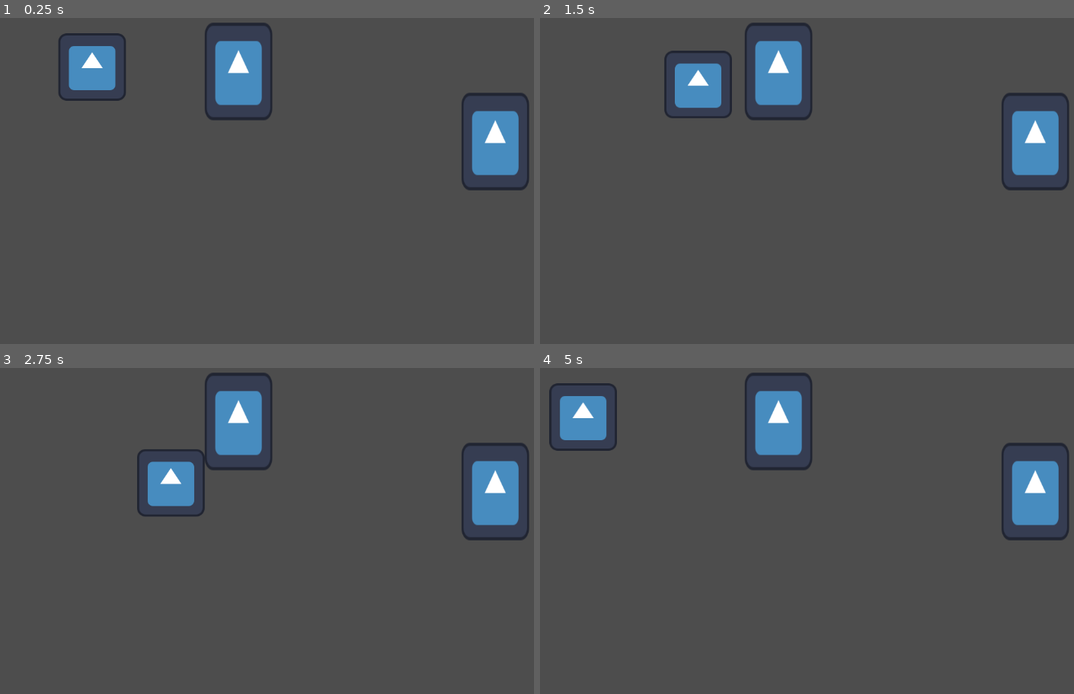
Above: before the commit, frames 1-4 (two rows, left to right).
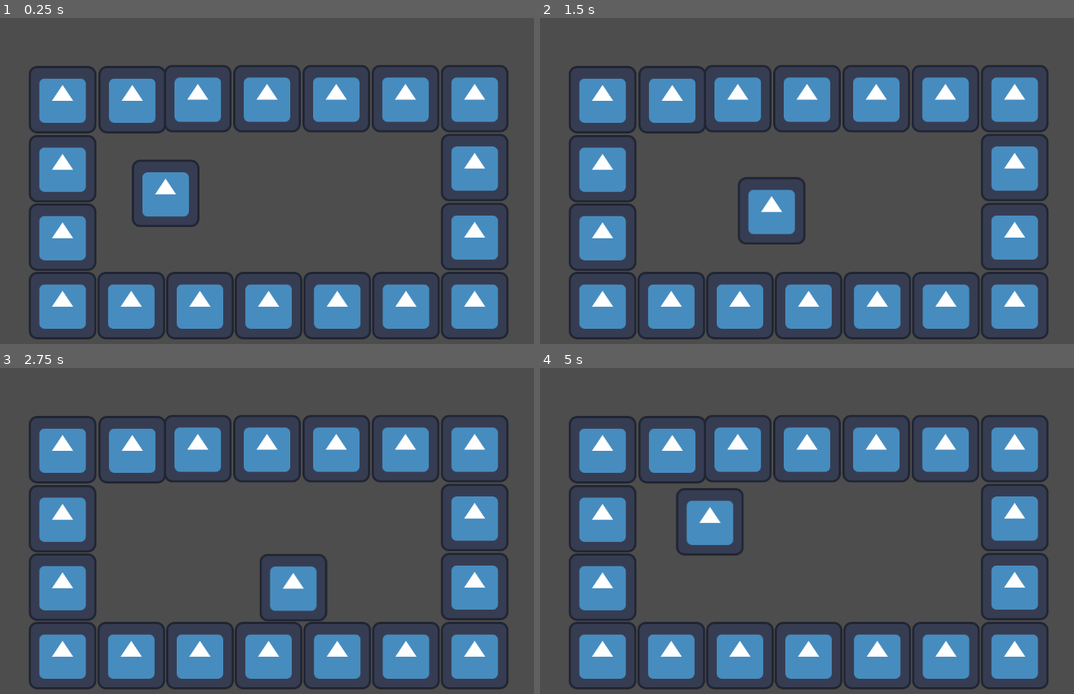
Above: after the commit, the same moments.

Repository: SaChilakuri/Thistle-Hall-Development
Game: Godot game, scene res://test scene/test.tscn
Same seed, same stepped clock (60 frames per second), same inputs: the game is played once before the commit and once after it. The project has no main scene, so this scene is started directly. The engine's default icon, where the game draws it, is replaced by a stand-in: a white triangle on a blue panel in a dark square.
Inputs:
- Up to frame 1 (0.25 s): no input
- Up to frame 2 (1.5 s): tap Enter at 0.5 s; hold Right (ui_right) 0.53-1.28 s; hold Down (ui_down) from 1.28 s (still down)
- Up to frame 3 (2.75 s): release Down (ui_down) at 2.03 s; hold Right (ui_right) from 2.03 s (still down)
- Up to frame 4 (5 s): release Right (ui_right) at 2.78 s; hold Up (ui_up) 2.78-3.53 s; hold Left (ui_left) from 3.53 s (still down)

The runs differ from the first frame. In frame 1, 32% of the frame differs, in the area x 5-100%, y 1-99%; in frame 2, 31%; in frame 3, 32%; in frame 4, 32%, in the area x 1-100%, y 1-99%.

Commit message:
Dev Branch shenanigans

Diff:
--- a/test scene/box.tscn
+++ b/test scene/box.tscn
@@ -3,15 +3,12 @@
 [ext_resource type="Texture2D" uid="uid://g7lrj6x5i501" path="res://assets/icon.svg" id="1_g2tbl"]
 
 [sub_resource type="RectangleShape2D" id="RectangleShape2D_m2ikh"]
-size = Vector2(129, 187)
+size = Vector2(130, 130)
 
 [node name="StaticBody2D" type="StaticBody2D"]
 
 [node name="Sprite2D" type="Sprite2D" parent="."]
-position = Vector2(0, -15.5)
-scale = Vector2(1, 1.44531)
 texture = ExtResource("1_g2tbl")
 
 [node name="CollisionShape2D" type="CollisionShape2D" parent="."]
-position = Vector2(-0.5, -15.5)
 shape = SubResource("RectangleShape2D_m2ikh")
--- a/test scene/test.tscn
+++ b/test scene/test.tscn
@@ -6,10 +6,58 @@
 [node name="Test" type="Node2D"]
 
 [node name="player" parent="." instance=ExtResource("1_4crlv")]
-position = Vector2(209, 109)
+position = Vector2(348, 349)
 
-[node name="box" parent="." instance=ExtResource("3_m2ikh")]
-position = Vector2(486, 133)
+[node name="le_box" parent="." instance=ExtResource("3_m2ikh")]
+position = Vector2(285, 171)
 
-[node name="box2" parent="." instance=ExtResource("3_m2ikh")]
-position = Vector2(972, 266)
+[node name="box2" parent="le_box" instance=ExtResource("3_m2ikh")]
+position = Vector2(124, -2)
+
+[node name="box" parent="le_box/box2" instance=ExtResource("3_m2ikh")]
+position = Vector2(131, 0)
+
+[node name="box2" parent="le_box/box2" instance=ExtResource("3_m2ikh")]
+position = Vector2(262, 0)
+
+[node name="box" parent="le_box/box2/box2" instance=ExtResource("3_m2ikh")]
+position = Vector2(131, 0)
+
+[node name="box2" parent="le_box/box2/box2" instance=ExtResource("3_m2ikh")]
+position = Vector2(262, 0)
+
+[node name="box2" parent="le_box/box2/box2/box2" instance=ExtResource("3_m2ikh")]
+position = Vector2(0, 131)
+
+[node name="box2" parent="le_box/box2/box2/box2/box2" instance=ExtResource("3_m2ikh")]
+position = Vector2(0, 131)
+
+[node name="box2" parent="le_box/box2/box2/box2/box2/box2" instance=ExtResource("3_m2ikh")]
+position = Vector2(0, 131)
+
+[node name="box2" parent="le_box/box2/box2/box2/box2/box2/box2" instance=ExtResource("3_m2ikh")]
+position = Vector2(-130, 0)
+
+[node name="box2" parent="le_box/box2/box2/box2/box2/box2/box2/box2" instance=ExtResource("3_m2ikh")]
+position = Vector2(-130, 0)
+
+[node name="box2" parent="le_box/box2/box2/box2/box2/box2/box2/box2/box2" instance=ExtResource("3_m2ikh")]
+position = Vector2(-130, 0)
+
+[node name="box2" parent="le_box/box2/box2/box2/box2/box2/box2/box2/box2/box2" instance=ExtResource("3_m2ikh")]
+position = Vector2(-130, 0)
+
+[node name="box2" parent="le_box/box2/box2/box2/box2/box2/box2/box2/box2/box2/box2" instance=ExtResource("3_m2ikh")]
+position = Vector2(-130, 0)
+
+[node name="box2" parent="le_box/box2/box2/box2/box2/box2/box2/box2/box2/box2/box2/box2" instance=ExtResource("3_m2ikh")]
+position = Vector2(-130, 0)
+
+[node name="box2" parent="le_box/box2/box2/box2/box2/box2/box2/box2/box2/box2/box2/box2/box2" instance=ExtResource("3_m2ikh")]
+position = Vector2(0, -130)
+
+[node name="box2" parent="le_box/box2/box2/box2/box2/box2/box2/box2/box2/box2/box2/box2/box2/box2" instance=ExtResource("3_m2ikh")]
+position = Vector2(0, -130)
+
+[node name="box2" parent="le_box/box2/box2/box2/box2/box2/box2/box2/box2/box2/box2/box2/box2/box2/box2" instance=ExtResource("3_m2ikh")]
+position = Vector2(0, -131)
